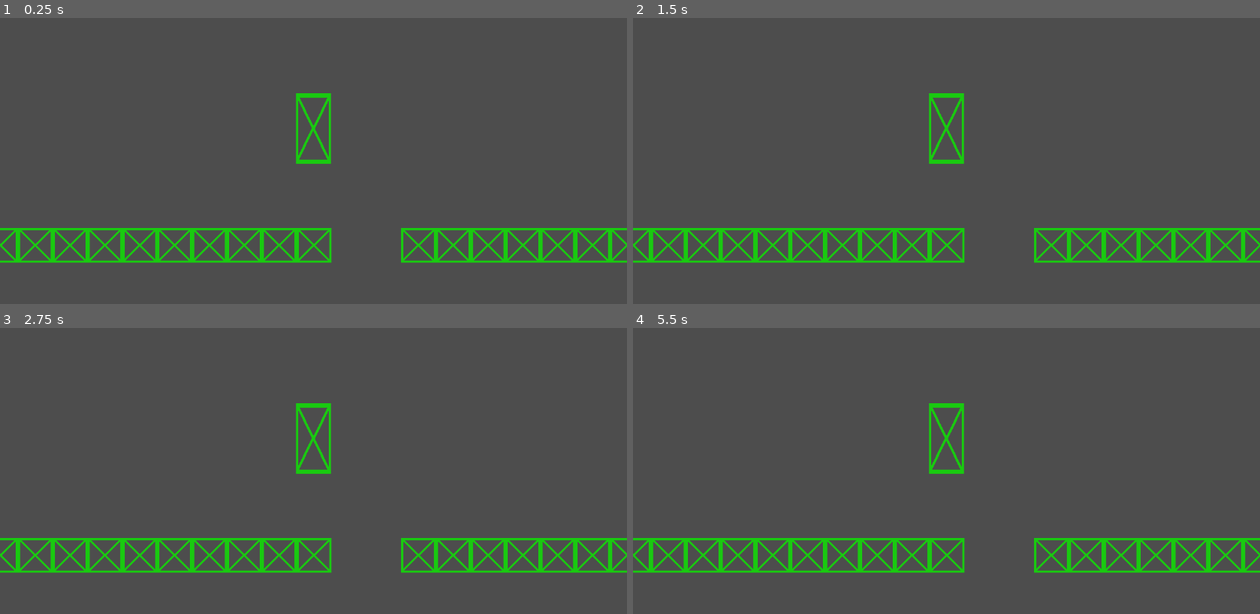
Above: before the commit, frames 1-4 (two rows, left to right).
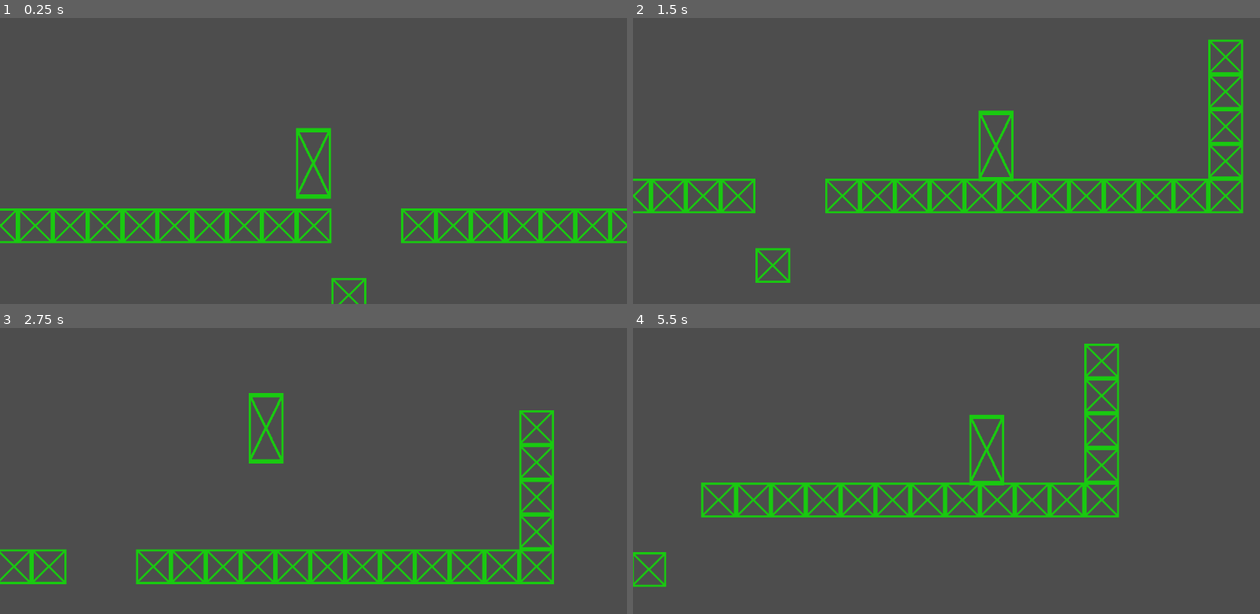
Above: after the commit, the same moments.

Repository: Kyufuru/animitta
Game: Godot game, scene res://scene/level/level_test.tscn
The game is run twice, just before and just after one commit, with the same random seed, the same clock (stepped at 60 frames per second) and the same inputs.
Inputs (mouse positions are in pixels of both pictures, inside the frame that each line leads up to):
- Up to frame 1 (0.25 s): no input
- Up to frame 2 (1.5 s): move the mouse to (1084, 109) at 0.52 s; hold D (right) from 0.53 s (still down); tap Space (jump) at 0.6, 0.77, 1.07 s; move the mouse to (821, 146) at 1.27 s; click (821, 146) at 1.35 s
- Up to frame 3 (2.75 s): tap Space (jump) at 1.52, 1.55, 1.82, 2.3 s; move the mouse to (376, 359) at 2.02 s; release D (right) at 2.03 s; hold A (left) from 2.03 s (still down); right-click (376, 359) at 2.1 s
- Up to frame 4 (5.5 s): move the mouse to (915, 508) at 2.77 s; release A (left) at 2.78 s; hold D (right) 2.78-4.28 s; tap Space (jump) at 2.85, 3.02, 3.32, 3.77, 3.8, 4.07, 4.52, 4.55, 4.82, 5.1 s; move the mouse to (1134, 491) at 3.52 s; click (1134, 491) at 3.6 s; move the mouse to (758, 385) at 4.27 s; hold A (left) 4.28-5.03 s; right-click (758, 385) at 4.35 s; move the mouse to (977, 436) at 5.02 s; hold D (right) from 5.03 s (still down)

The runs differ from the first frame. In frame 1, 8.3% of the frame differs, in the area x 0-100%, y 26-100%; in frame 2, 11%, in the area x 0-100%, y 7-93%; in frame 3, 9.3%; in frame 4, 10%.
Error before the commit: Invalid access to property or key 'gravity' on a base object of type 'null instance'. (res://scene/player/player_test.gd:5)

Commit message:
修复移动问题

Diff:
--- a/Animitta/scene/global/global.gd
+++ b/Animitta/scene/global/global.gd
@@ -1,3 +1,3 @@
 extends Node
 
-const gravity: int = 10
+const gravity: int = 50
--- a/Animitta/scene/level/level_test.tscn
+++ b/Animitta/scene/level/level_test.tscn
@@ -1,8 +1,7 @@
-[gd_scene load_steps=7 format=3 uid="uid://xe3mynls6rt1"]
+[gd_scene load_steps=6 format=3 uid="uid://xe3mynls6rt1"]
 
 [ext_resource type="PackedScene" uid="uid://bxoc8ebekyptc" path="res://scene/player/player_test.tscn" id="1_lvyxx"]
 [ext_resource type="Script" path="res://scene/level/level_test.gd" id="1_qmriy"]
-[ext_resource type="Script" path="res://scene/level/physics.gd" id="4_55xay"]
 [ext_resource type="Texture2D" uid="uid://ncyk6gimyfgj" path="res://asset/test.png" id="4_gri6n"]
 
 [sub_resource type="TileSetAtlasSource" id="TileSetAtlasSource_q4y8p"]
@@ -24,9 +23,6 @@
 
 [node name="Player" parent="." instance=ExtResource("1_lvyxx")]
 position = Vector2(671, 72)
-jump_speed = 100
-speed = 500
-mass = 5
 
 [node name="Camera2D" type="Camera2D" parent="Player"]
 position_smoothing_enabled = true
@@ -35,8 +31,4 @@
 texture_filter = 4
 tile_set = SubResource("TileSet_by4f4")
 format = 2
-layer_0/tile_data = PackedInt32Array(262152, 1, 0, 262153, 1 …(363 unchanged characters)… , 0, 65536, 1, 0, 0, 1, 0, 24, 1, 0, 524299, 1, 0, 524300, 1, 0, 720906, 1, 0, 720905, 1, 0, 720907, 1, 0, 720908, 1, 0, 720909, 1, 0, 720910, 1, 0, 720911, 1, 0)
-
-[node name="Physics" type="Node2D" parent="."]
-unique_name_in_owner = true
-script = ExtResource("4_55xay")
+layer_0/tile_data = PackedInt32Array(262152, 1, 0, 262153, 1 …(363 unchanged characters)… , 0, 65536, 1, 0, 0, 1, 0, 24, 1, 0, 524300, 1, 0, 720906, 1, 0, 720905, 1, 0, 720907, 1, 0, 720908, 1, 0, 720909, 1, 0, 720910, 1, 0, 720911, 1, 0, 589837, 1, 0, 393227, 1, 0)
--- a/Animitta/scene/player/player_test.gd
+++ b/Animitta/scene/player/player_test.gd
@@ -2,7 +2,8 @@
 
 @export var v: Vector2
 
-var g: int = $global/global.gravity
+var g: int = Global.gravity
+var i: int = 0
 
 func _physics_process(_delta):
 	var s = Input.get_vector("left","right","up","down")
@@ -17,6 +18,11 @@
 	elif is_jump:
 		velocity.y -= v.y
 	else:
+		s.y = 0
 		velocity.y = 0
 
+	i += 1
+	if i % 20 == 0:
+		print(velocity)
+
 	move_and_slide()
--- a/Animitta/scene/player/player_test.tscn
+++ b/Animitta/scene/player/player_test.tscn
@@ -8,6 +8,7 @@
 
 [node name="Player" type="CharacterBody2D"]
 script = ExtResource("1_2f4hb")
+v = Vector2(500, 1000)
 
 [node name="CollisionShape2D" type="CollisionShape2D" parent="."]
 texture_filter = 1
